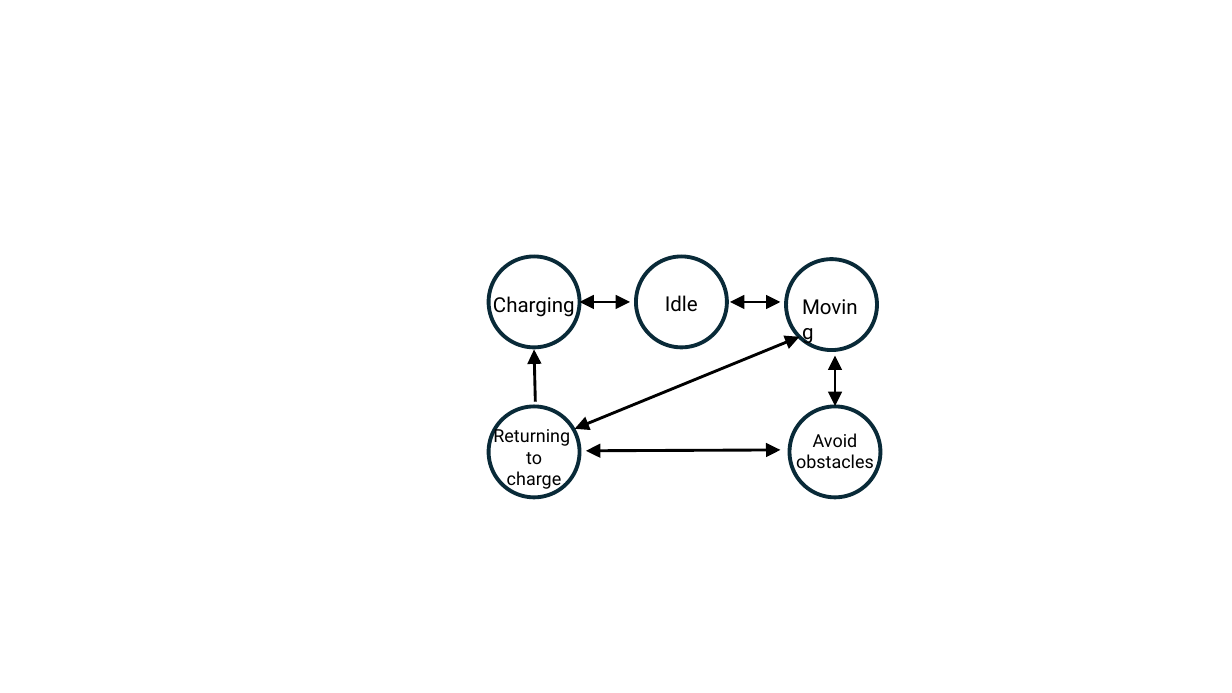
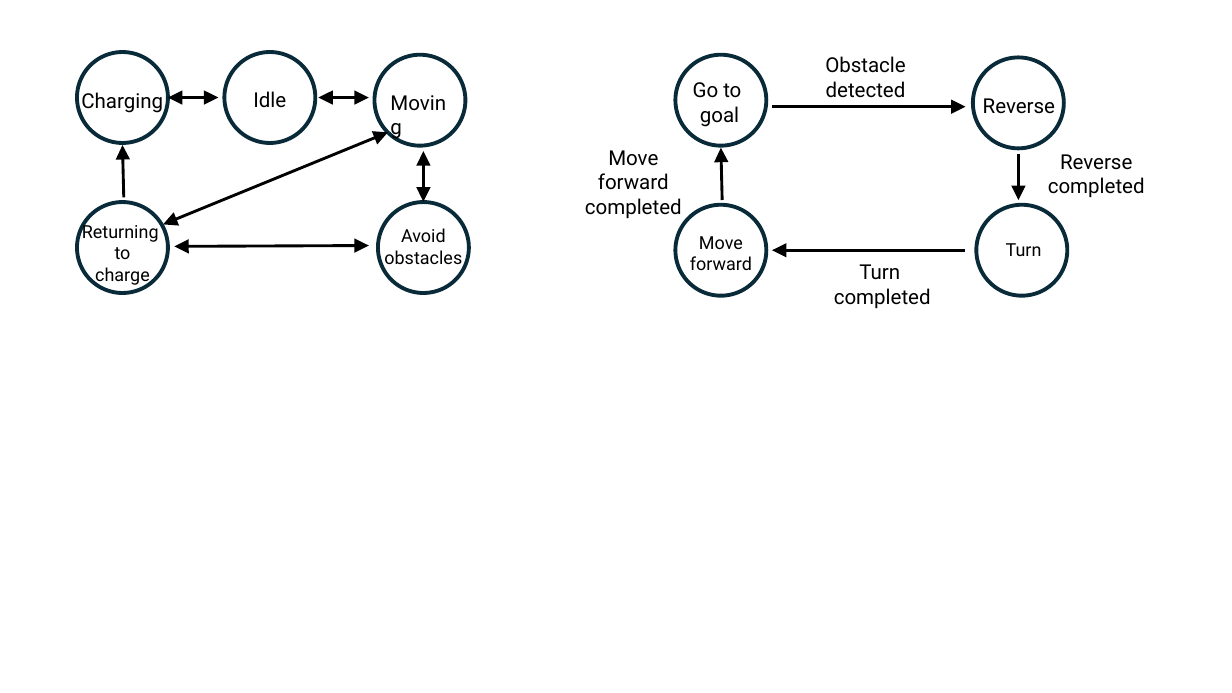
Before and after one commit to engmaths/SEMT10002_2026, a slide deck: slide 9 of media/week_8/diagrams_dicts_tuples.pptx (slide 8 before the commit). Drawn at 1232x693 pixels with LibreOffice and Linux fonts; fonts in the diff are those of the drawing. Boxes give left, top, right and bottom in pixels: in the first picture for what was removed or moved away, otherwise in the second. Text is boxed around its words. In the diff, an @@ line names an element or a change of style, - is before the commit and + after.

```diff
--- a/media/week_8/diagrams_dicts_tuples.pptx
+++ b/media/week_8/diagrams_dicts_tuples.pptx
@@ ellipse: place and size @@
-ellipse at [787,259,877,349]
+ellipse at [374,55,465,145]
@@ 5 texts, 4 ellipses, 4 double arrows, 1 arrow: place and size @@
-5 texts, 4 ellipses, 4 double arrows, 1 arrow at [489,257,881,497]
+5 texts, 4 ellipses, 4 double arrows, 1 arrow at [77,52,469,293]
@@ double arrow moved from (836, 406) - (836, 356) to (423, 201) - (423, 152) @@
@@ group added at [585,55,1145,309]: 8 texts, 4 ellipses, 4 arrows @@
+Go to
+goal
+Reverse
+Move forward
+Turn
+Obstacle detected
+Reverse completed
+Turn
+completed
+Move forward
+completed
```
Also in this commit, not shown: 1 other slide changed, 1 slide added, 7 other files.
